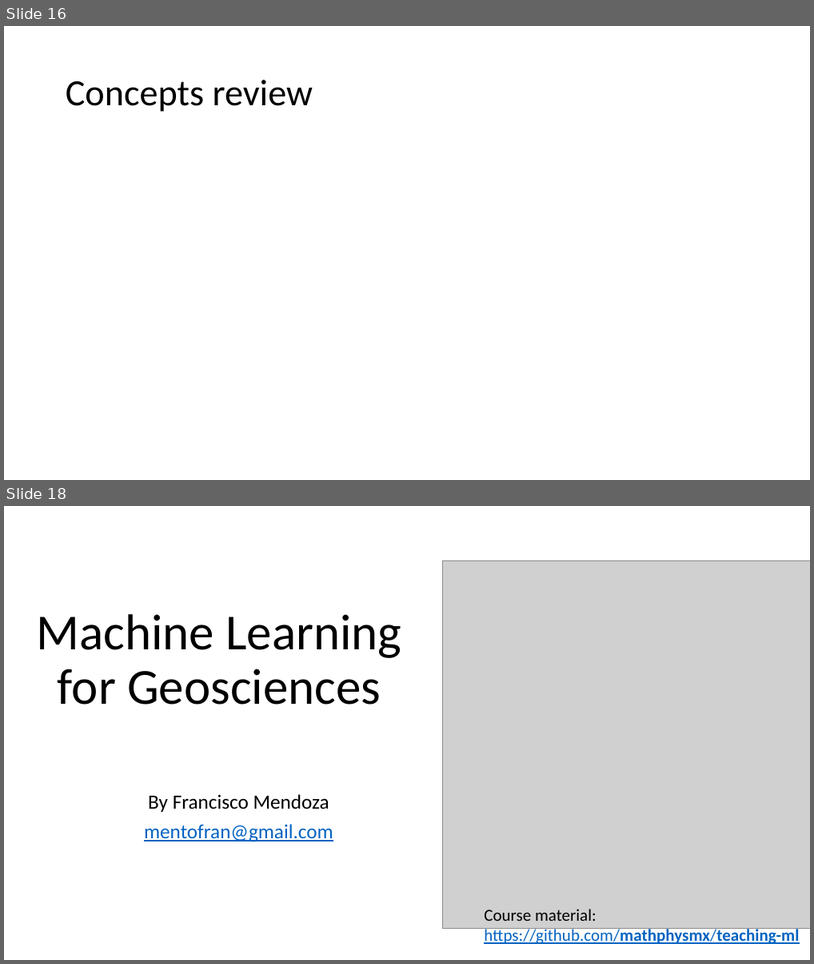
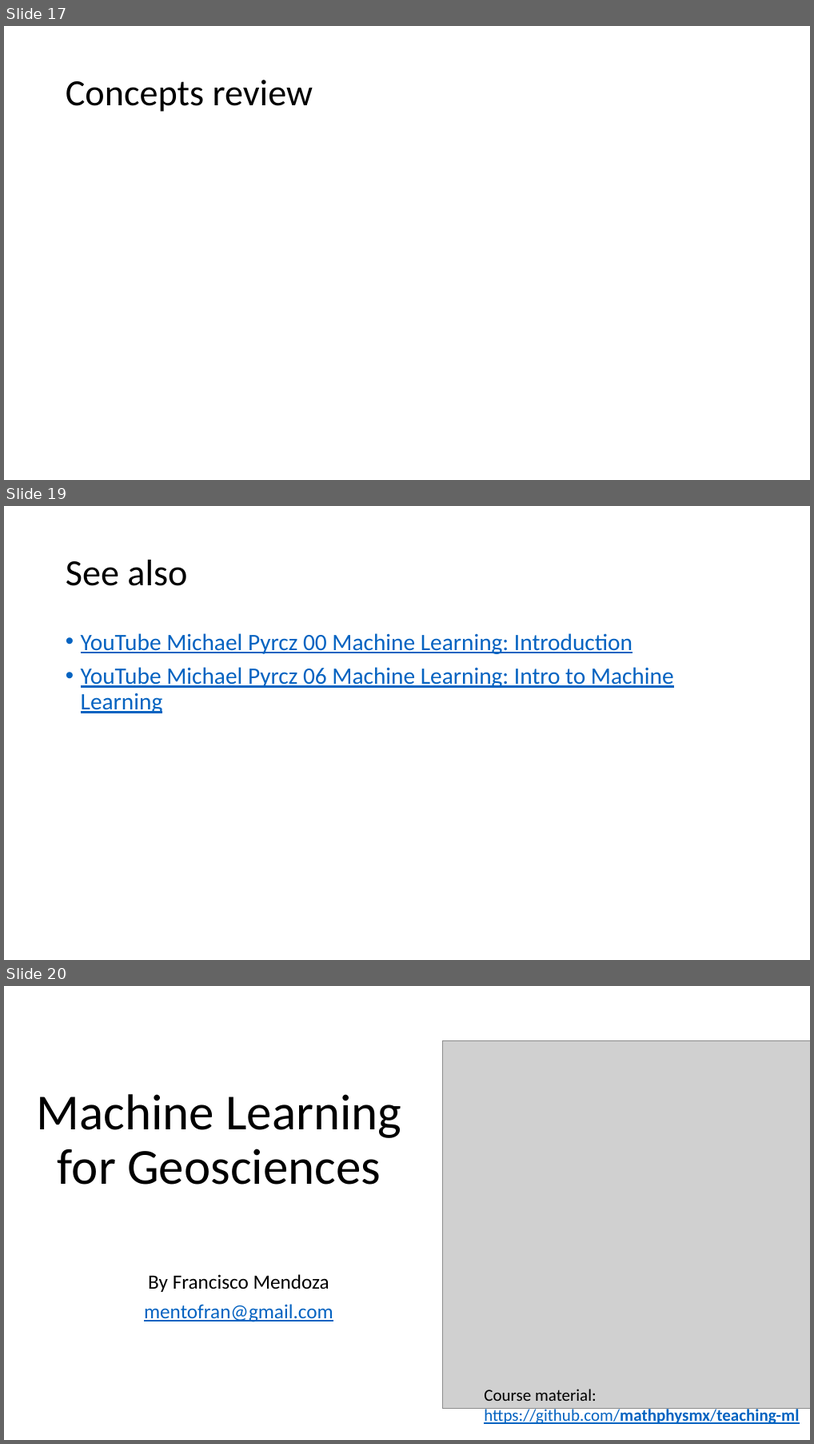
Before and after one commit to mathphysmx/teaching-ml, a slide deck: slides/ML_00.pptx. Shown one above the other, each under a label of ours: slides 16 and 18 before the commit, slides 17, 19 and 20 after it; the slides between them are not shown. The pictures are 814x964 and 814x1444 pixels, drawn with LibreOffice and Linux fonts; fonts in the diff are those of the drawing; grey boxes stand for pictures. Boxes give left, top, right and bottom in pixels: in the first picture for what was removed or moved away, otherwise in the second. Text is boxed around its words. In the diff, an @@ line names an element or a change of style, - is before the commit and + after.

```diff
--- a/slides/ML_00.pptx
+++ b/slides/ML_00.pptx
@@ slide 19 added at [4, 506, 810, 960], background #FFFFFF @@
@@ title added at [66, 560, 187, 586], 44 pt, text #000000 @@
+See also
@@ text added at [81, 633, 674, 713], 28 pt, text #0563C1, underline @@
+• YouTube Michael Pyrcz 00 Machine Learning: Introduction
+• YouTube Michael Pyrcz 06 Machine Learning: Intro to Machine Learning
@@ what was slide 16 is now slide 17 @@
@@ what was slide 18 is now slide 20 @@
```
Also in this commit, not shown: 4 slides changed, 1 other slide added, 3 other files.
